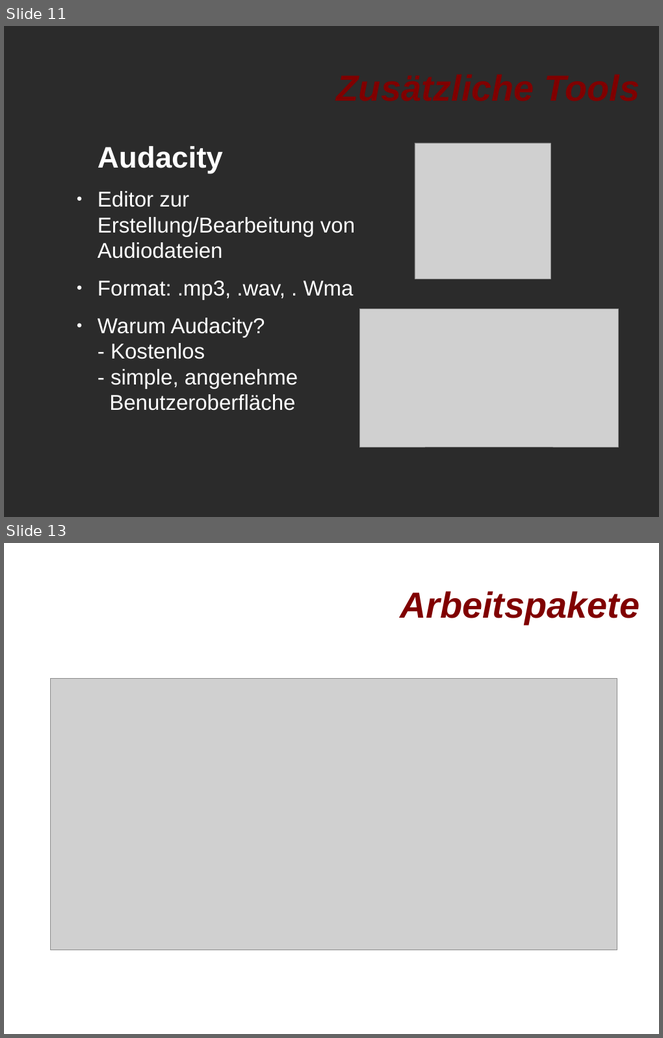
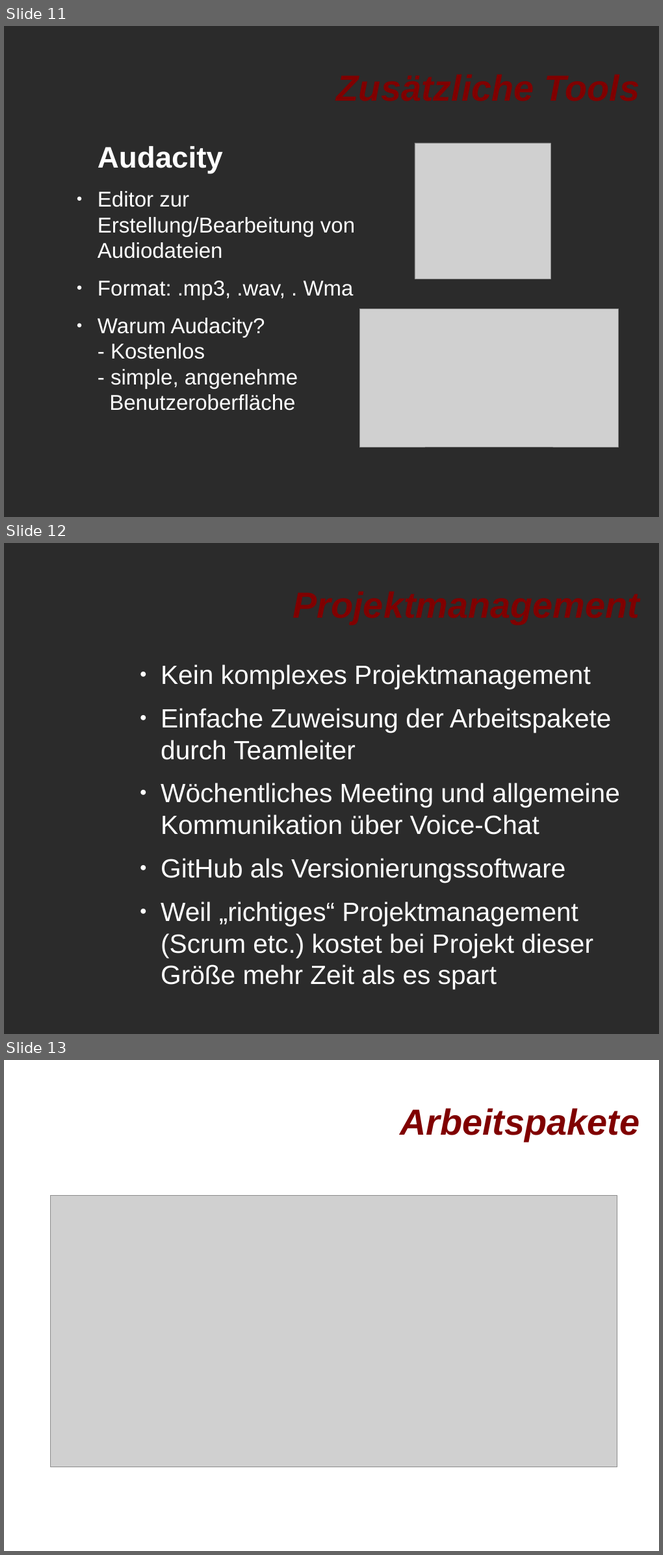
Before and after one commit to oOWenderOo/3DGameProject, a slide deck: TechnicalDesignDocument/Präsentation - TDD.odp. Shown one above the other, each under a label of ours: slides 11 and 13 before the commit, slides 11, 12 and 13 after it; the slides between them are not shown. The pictures are 663x1038 and 663x1555 pixels, drawn with LibreOffice and Linux fonts; fonts in the diff are those of the drawing; grey boxes stand for pictures; background and template pictures are left out; a plain dark background stands for a picture behind light text. Boxes give left, top, right and bottom in pixels: in the first picture for what was removed or moved away, otherwise in the second. Text is boxed around its words. In the diff, an @@ line names an element or a change of style, - is before the commit and + after.

Commit message:
ProjektmanagementTeil
Softwarearchitektur keine Textfolie, da sinnlos

```diff
--- a/TechnicalDesignDocument/Präsentation - TDD.odp
+++ b/TechnicalDesignDocument/Präsentation - TDD.odp
@@ slide 12 added at <box>4,543,659,1034</box>, background picture (left out) @@
@@ text added at <box>161,665,620,990</box>, 32 pt, text #FFFFFF @@
+● Kein komplexes Projektmanagement
+● Einfache Zuweisung der Arbeitspakete durch Teamleiter
+● Wöchentliches Meeting und allgemeine Kommunikation über Voice-Chat
+● GitHub als Versionierungssoftware
+● Weil „richtiges“ Projektmanagement (Scrum etc.) kostet bei Projekt dieser Größe mehr Zeit als es spart
@@ title added at <box>354,665,591,689</box>, 44 pt, text #800000, bold, italic @@
+Projektmanagement
```
Also in this commit, not shown: 1 slide removed.
